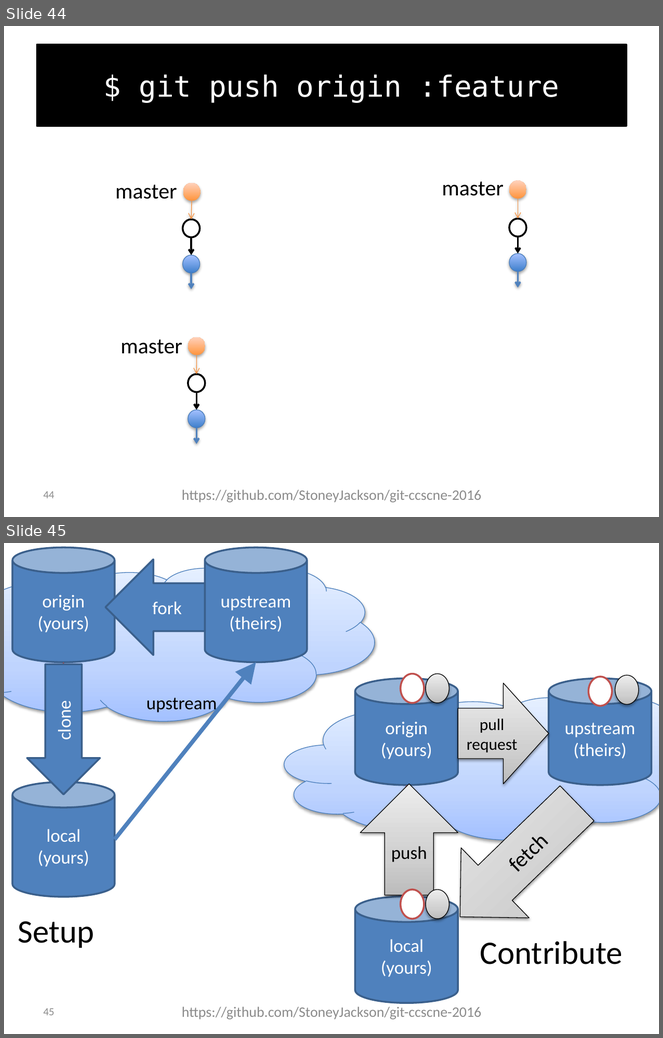
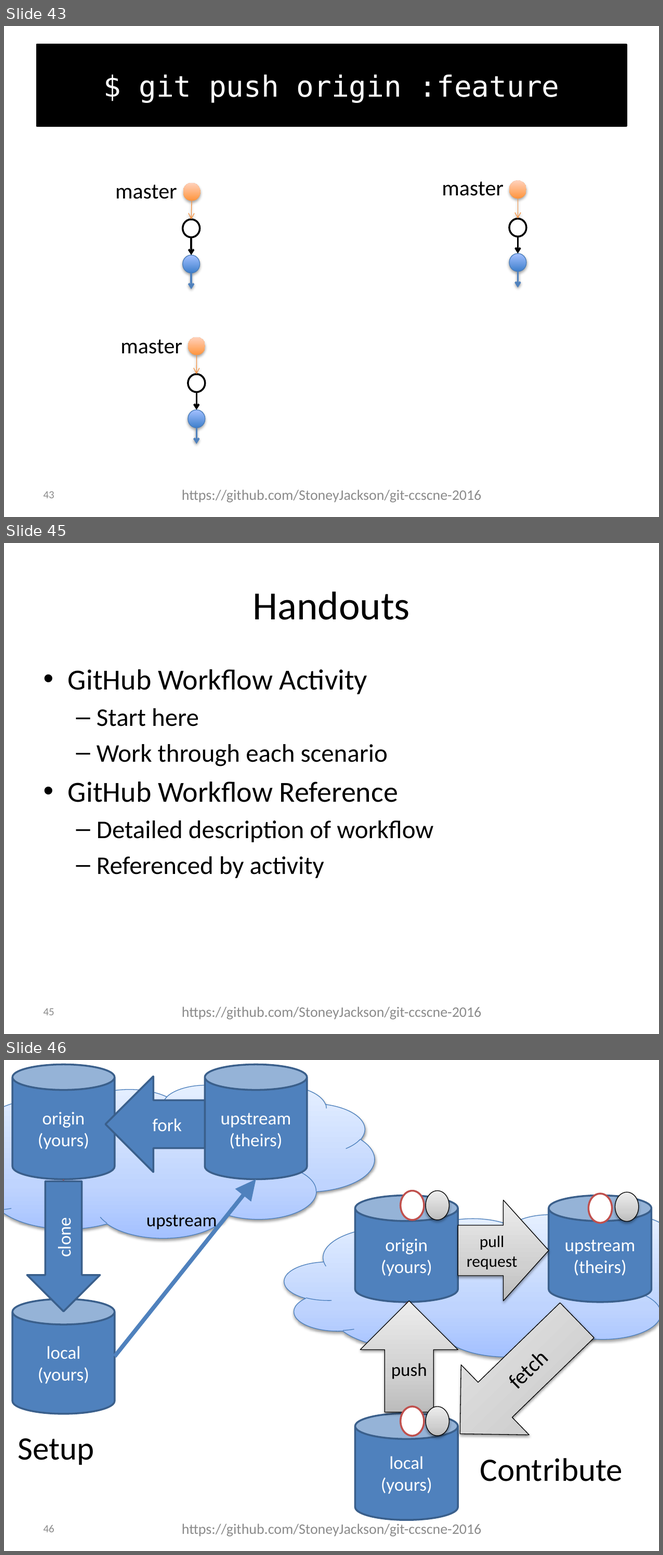
Before and after one commit to foss2serve/github-workflow-activity, a slide deck: workflow-presentation.pptx. Shown one above the other, each under a label of ours: slides 44 and 45 before the commit, slides 43, 45 and 46 after it; the slides between them are not shown. The pictures are 663x1038 and 663x1555 pixels, drawn with LibreOffice and Linux fonts; fonts in the diff are those of the drawing; background and template pictures are left out. Boxes give left, top, right and bottom in pixels: in the first picture for what was removed or moved away, otherwise in the second. Text is boxed around its words. In the diff, an @@ line names an element or a change of style, - is before the commit and + after.

Commit message:
Adjusted presentation
- Move credits to the end
- Add Muhlenberg logo to credits
- Add slide for forming team
- Add slide for handout explenation
- Change title to GitHub Workflow Activity

```diff
--- a/workflow-presentation.pptx
+++ b/workflow-presentation.pptx
@@ slide 45 added at (4, 543, 659, 1034), background #FFFFFF @@
@@ title added at (253, 591, 410, 620), 44 pt, text #000000 @@
+Handouts
@@ text added at (68, 669, 434, 878), 28 pt, text #000000 @@
+• GitHub Workflow Activity
+  – Start here
+  – Work through each scenario
+• GitHub Workflow Reference
+  – Detailed description of workflow
+  – Referenced by activity
@@ page number added at (44, 1008, 54, 1016), 12 pt, text #8C8C8C @@
+45
@@ text added at (182, 1007, 481, 1020), 16 pt, text #8C8C8C @@
+https://github.com/StoneyJackson/git-ccscne-2016
@@ what was slide 44 is now slide 43 @@
@@ page number at (44, 491, 54, 499): text changed @@
-44
+43
@@ what was slide 45 is now slide 46 @@
@@ page number at (44, 1525, 54, 1533): text changed @@
-45
+46
```
Also in this commit, not shown: 2 slides changed, 1 other slide added.
